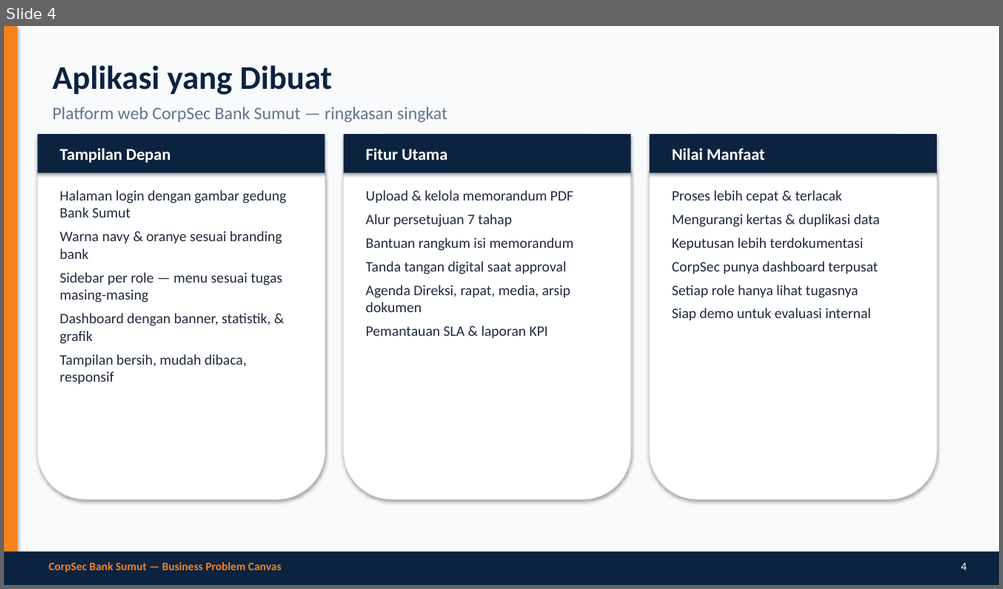
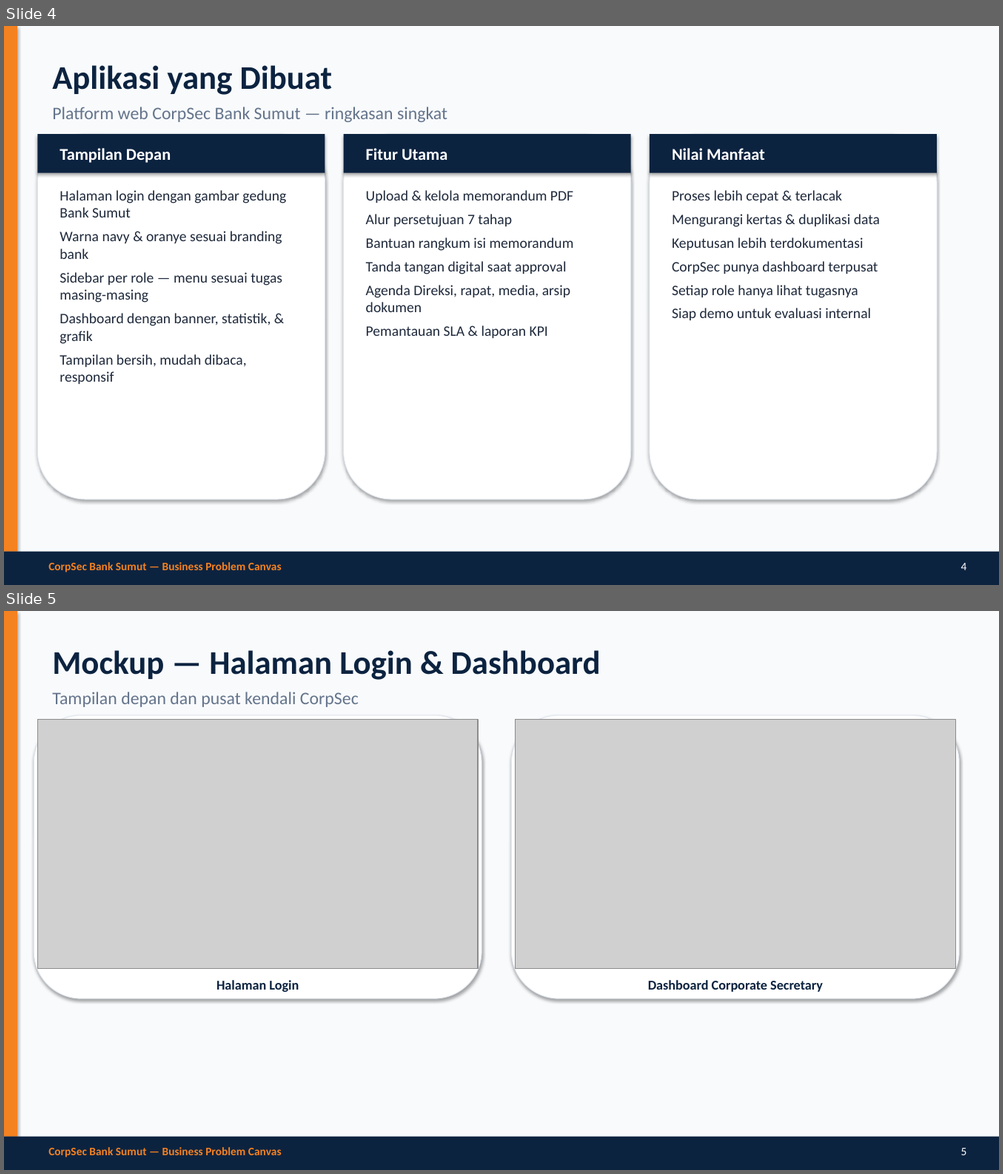
Before and after one commit to kelompok8ai/repo-day1-a, a slide deck: CorpSec-Bank-Sumut-Presentasi.pptx. Shown one above the other, each under a label of ours: slide 4 before the commit, slides 4 and 5 after it. The pictures are 1003x589 and 1003x1174 pixels, drawn with LibreOffice and Linux fonts; fonts in the diff are those of the drawing; grey boxes stand for pictures. Boxes give left, top, right and bottom in pixels: in the first picture for what was removed or moved away, otherwise in the second. Text is boxed around its words. In the diff, an @@ line names an element or a change of style, - is before the commit and + after.

```diff
--- a/CorpSec-Bank-Sumut-Presentasi.pptx
+++ b/CorpSec-Bank-Sumut-Presentasi.pptx
@@ slide 5 added at box(4, 611, 999, 1170), background #F8FAFC @@
@@ rectangle added at box(4, 611, 17, 1137), fill #F58220 @@
@@ text added at box(52, 650, 600, 707), 17 pt, text #64748B @@
+Mockup — Halaman Login & Dashboard
+Tampilan depan dan pusat kendali CorpSec
@@ rounded rectangle added at box(34, 715, 481, 999), fill #FFFFFF, outline #E2E8F0 0.75 pt @@
@@ picture added at box(37, 719, 478, 969) @@
@@ rounded rectangle added at box(512, 715, 959, 999), fill #FFFFFF, outline #E2E8F0 0.75 pt @@
@@ picture added at box(515, 719, 956, 969) @@
@@ text added at box(216, 980, 299, 992), 13 pt, text #0C2340, bold @@
+Halaman Login
@@ text added at box(648, 980, 822, 992), 13 pt, text #0C2340, bold @@
+Dashboard Corporate Secretary
@@ rectangle added at box(4, 1137, 999, 1170), fill #0C2340 @@
@@ text added at box(48, 1147, 282, 1158), 11 pt, text #F58220, bold @@
+CorpSec Bank Sumut — Business Problem Canvas
@@ text added at box(961, 1148, 967, 1156), 11 pt, text #FFFFFF @@
+5
```
Also in this commit, not shown: 6 slides changed, 2 other slides added, 10 other files.
